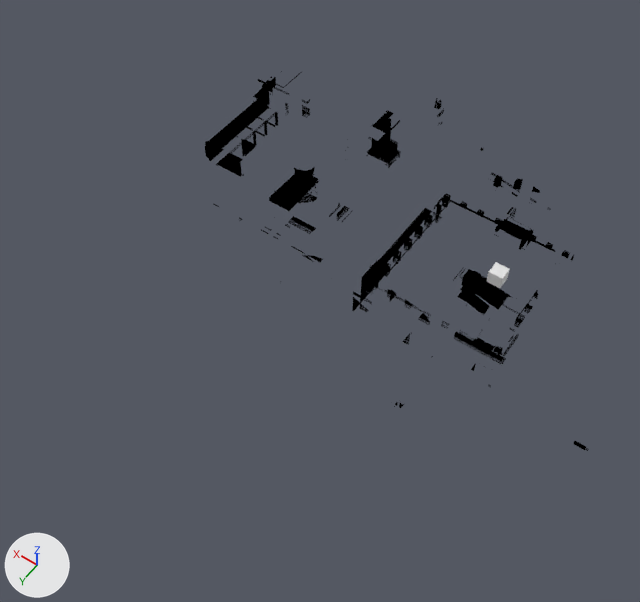
The FBX model Assets/Models/TexturedWhitebox.fbx as it was, and as the next commit left it.
Camera for both pictures: a camera (50 mm lens) standing at (-24.0, 73.3, 88.7) and looking at (18.6, 13.7, -4.9). Lighting does not change. The marker at lower left points along +X, +Y and +Z. Where no turn or scale is listed for an object, it has been applied to the vertices.
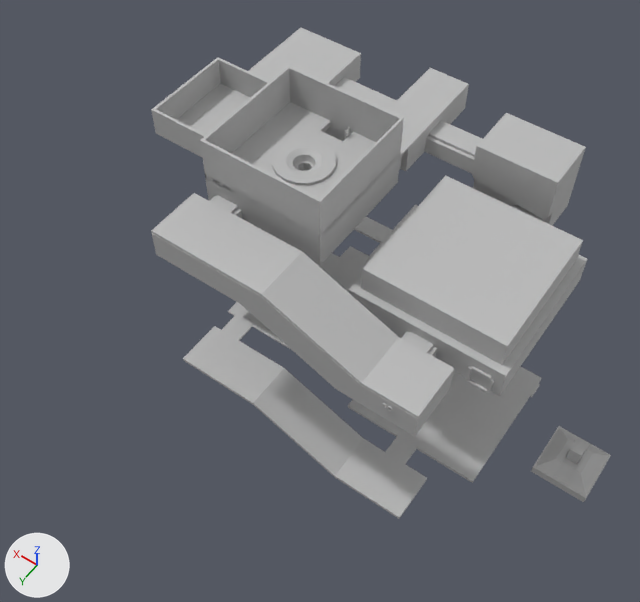
What the commit changed:
In material 'lambert1' (mat_lambert1), alpha goes from 0.0 to 1.0.
Object 'Ramp_Room' (ob_ramp_room) moves from (-1.4, 57.6, 0.0) to (-1.4, 37.4, 0.0).

Where the change shows, as pixel boxes (x1, y1, x2, y2) in the pictures (640 x 602 px):
'Floors1_Textured', surface changed: (183, 204, 542, 519) in both
'Shrine_Roof_02', surface changed: (362, 175, 583, 357) in both
'Ramp_Room', surface changed, moved: before (29, 297, 357, 575); after (152, 233, 454, 436)
'Ramp_Roof', surface changed: (151, 193, 454, 418) in both
'Generator_Top_Room', surface changed: (200, 65, 404, 235) in both
'Starter_Room', surface changed: (151, 57, 270, 158) in both
'Generator_Floor_01', surface changed: (205, 102, 401, 239) in both
'Generator_Room', surface changed: (205, 121, 401, 265) in both
'Stair_Room', surface changed: (472, 148, 585, 226) in both
'Stairs_Roof', surface changed: (476, 113, 586, 185) in both
'Shrine', surface changed: (531, 426, 611, 502) in both
'Stairs_Roof2', surface changed: (248, 28, 361, 84) in both
'Altar_room_roof', surface changed: (388, 68, 469, 157) in both
'Shrine_Balcony_01', surface changed: (349, 254, 587, 378) in both
'Shrine_Room', surface changed: (349, 261, 587, 396) in both
'Sacrifice_Well_01', surface changed: (272, 139, 336, 185) in both
'Shrine_Roof_01', surface changed: (361, 252, 579, 365) in both
'Altar_Room', surface changed: (401, 86, 469, 171) in both
'pCube185', surface changed: (348, 377, 409, 424) in both
'Tunnel_28', surface changed: (440, 128, 473, 166) in both
'Tunnel_29', surface changed: (424, 121, 457, 159) in both
'Tunnel_22', surface changed: (456, 135, 482, 174) in both
'pCube187', surface changed: (169, 243, 207, 276) in both
'pCube186', surface changed: (206, 265, 237, 292) in both
'Tunnel_16', surface changed: (401, 332, 437, 358) in both
'Pass4_Box_04', surface changed: (330, 56, 361, 86) in both
'Tunnel_17', surface changed: (210, 195, 242, 219) in both
'Tunnel_05', surface changed: (466, 366, 494, 393) in both
'Tunnel_30', surface changed: (363, 90, 388, 106) in both
'Tunnel_31', surface changed: (348, 84, 374, 99) in both
'Tunnel_32', surface changed: (335, 77, 359, 92) in both
'Generator_02', surface changed: (293, 155, 316, 171) in both
'Tunnel_21', surface changed: (378, 97, 397, 110) in both
'Generator_01', surface changed: (295, 161, 313, 171) in both
'Tunnel_23', surface changed: (512, 205, 542, 221) in both
'pCube180', surface changed: (344, 127, 350, 140) in both
'pTorus3', surface changed: (382, 400, 391, 408) in both
'pTorus2', surface changed: (387, 403, 394, 411) in both
'Tunnel_33', surface changed: (399, 156, 402, 170) in both
'pTorus1', surface changed: (394, 405, 401, 410) in both
